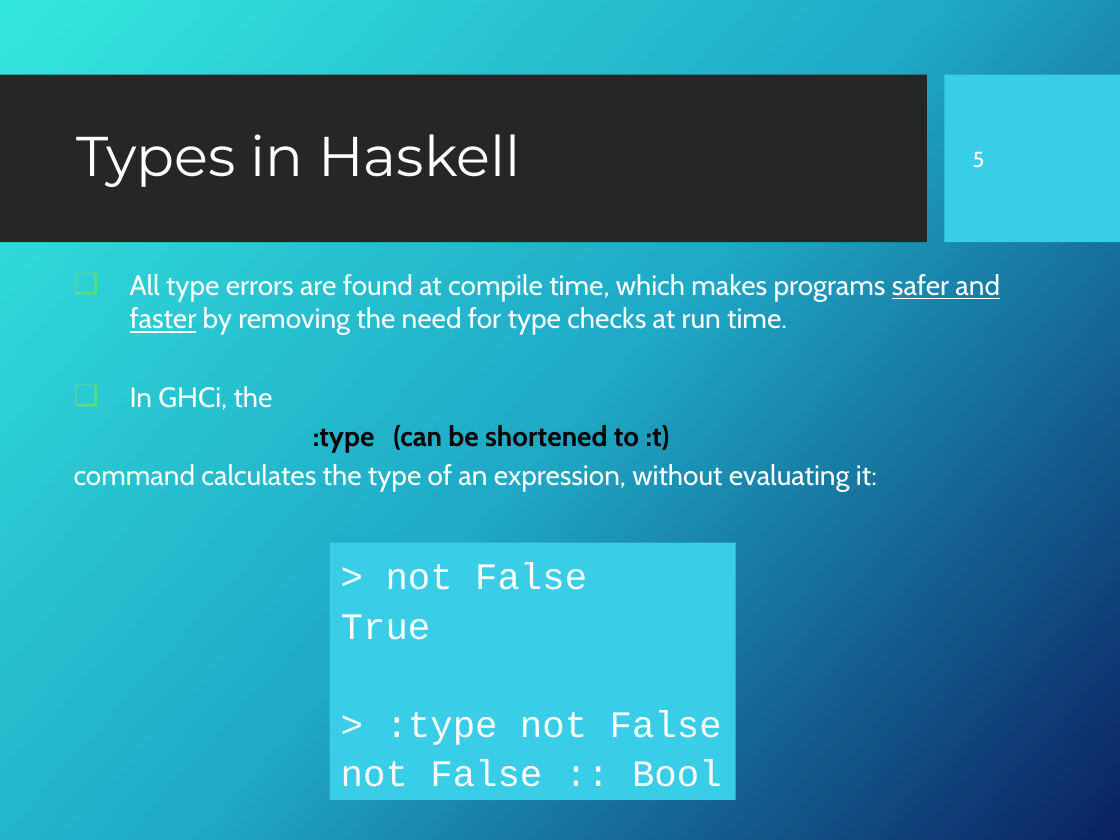
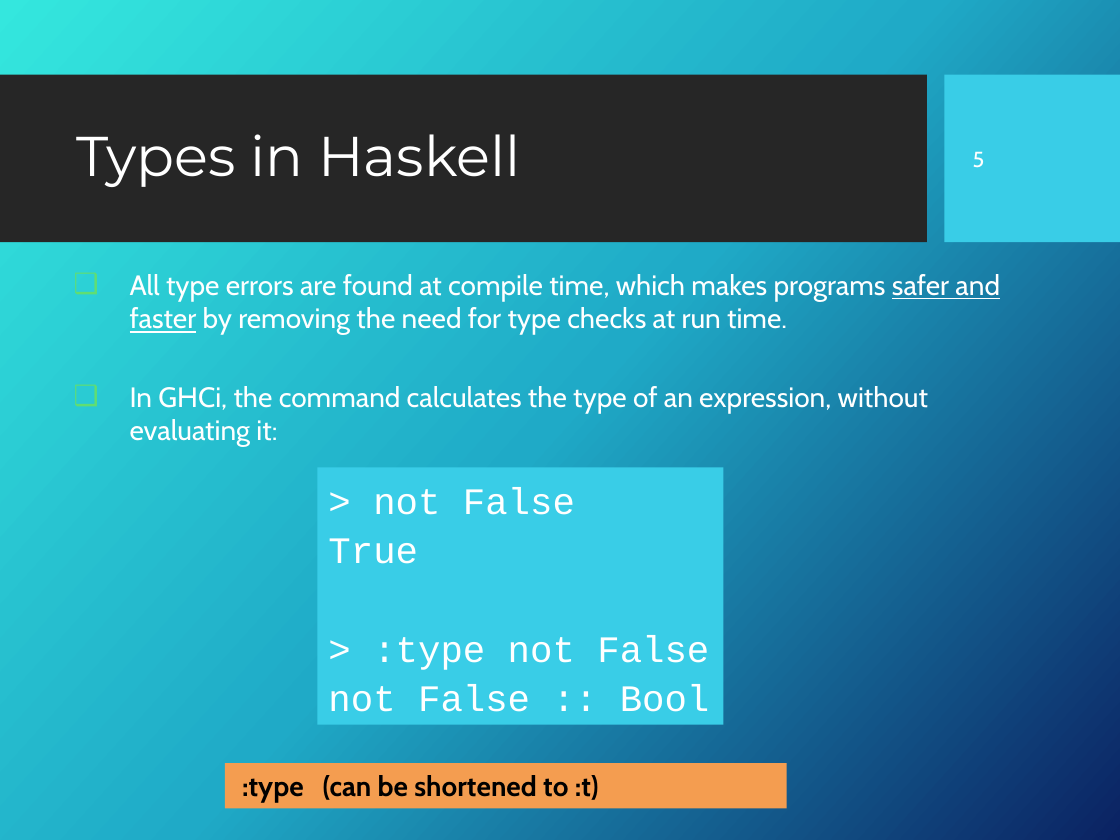
Before and after one commit to Fun-Prog-26/fun-prog-26, a slide deck: slide 6 of topic03-types-and-classes/unit-03a-lectures/talk-1/a-types-and-classes.pptx. Drawn at 1120x840 pixels with LibreOffice and Linux fonts; fonts in the diff are those of the drawing; background and template pictures are left out. Boxes give left, top, right and bottom in pixels: in the first picture for what was removed or moved away, otherwise in the second. Text is boxed around its words. In the diff, an @@ line names an element or a change of style, - is before the commit and + after.

```diff
--- a/topic03-types-and-classes/unit-03a-lectures/talk-1/a-types-and-classes.pptx
+++ b/topic03-types-and-classes/unit-03a-lectures/talk-1/a-types-and-classes.pptx
@@ text at [130, 386, 928, 447]: text changed @@
-❑ In GHCi, the
-:type (can be shortened to :t)
-command calculates the type of an expression, without evaluating it:
+❑ In GHCi, the command calculates the type of an expression, without evaluating it:
@@ rectangle "> not False": place and size @@
-rectangle "> not False" at [329, 543, 735, 801]
+rectangle "> not False" at [317, 467, 722, 725]
@@ rectangle added at [225, 763, 787, 808], fill #F49D50, 18 pt, text #000000, bold @@
+:type (can be shortened to :t)
```
Also in this commit, not shown: 10 other slides changed, 3 other files.
